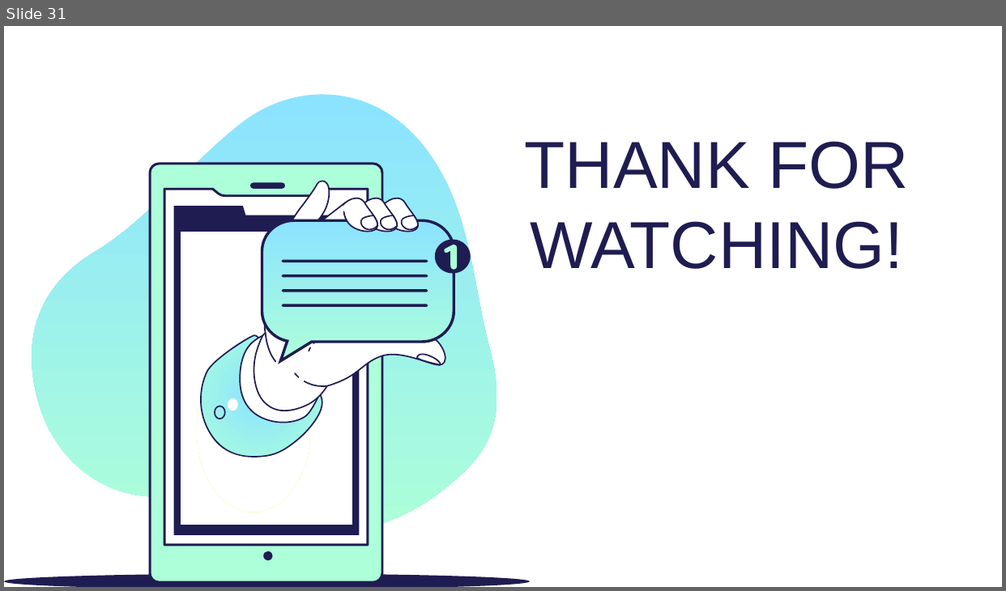
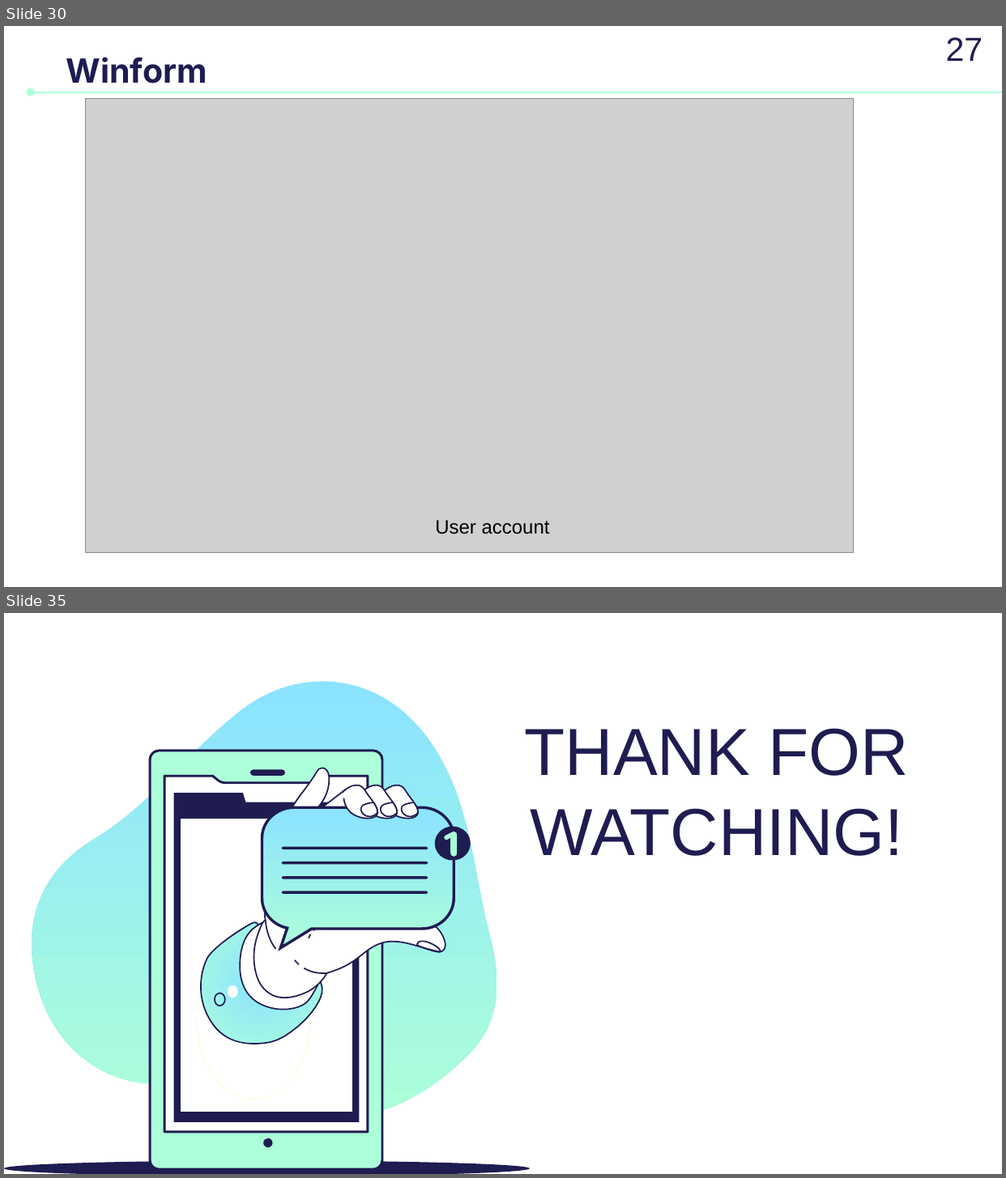
Before and after one commit to Hung21j/Final, a slide deck: G16.pptx. Shown one above the other, each under a label of ours: slide 31 before the commit, slides 30 and 35 after it; the slides between them are not shown. The pictures are 1006x591 and 1006x1178 pixels, drawn with LibreOffice and Linux fonts; fonts in the diff are those of the drawing; grey boxes stand for pictures. Boxes give left, top, right and bottom in pixels: in the first picture for what was removed or moved away, otherwise in the second. Text is boxed around its words. In the diff, an @@ line names an element or a change of style, - is before the commit and + after.

```diff
--- a/G16.pptx
+++ b/G16.pptx
@@ slide 30 added at bbox=[4, 26, 1002, 587], background #FFFFFF @@
@@ text added at bbox=[946, 37, 983, 61], 24 pt, text #1F1C51 @@
+27
@@ title added at bbox=[66, 57, 206, 84], 24 pt, text #1F1C51, bold @@
+Winform
@@ arrow added from (1002, 92) to (31, 92), #ACFFD9 1.5 pt @@
@@ picture added at bbox=[86, 99, 854, 552] @@
@@ text added at bbox=[435, 520, 550, 535], 14 pt, text #000000 @@
+User account
@@ what was slide 31 is now slide 35 @@
```
Also in this commit, not shown: 6 other slides added, 3 slides removed.
